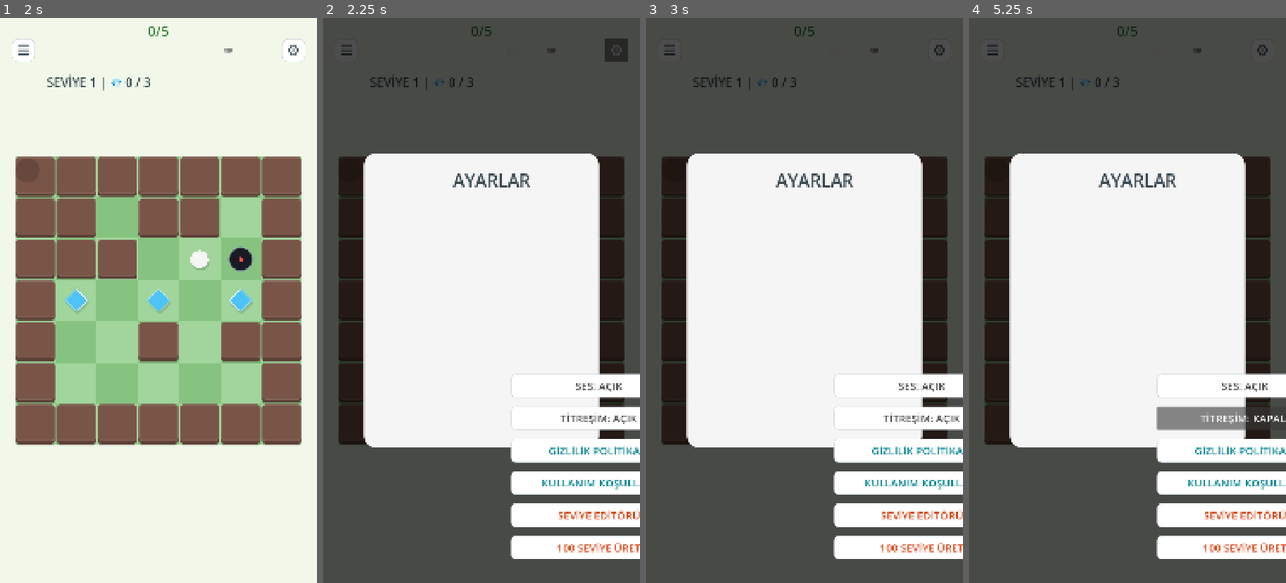
Above: before the commit, frames 1-4 (left to right).
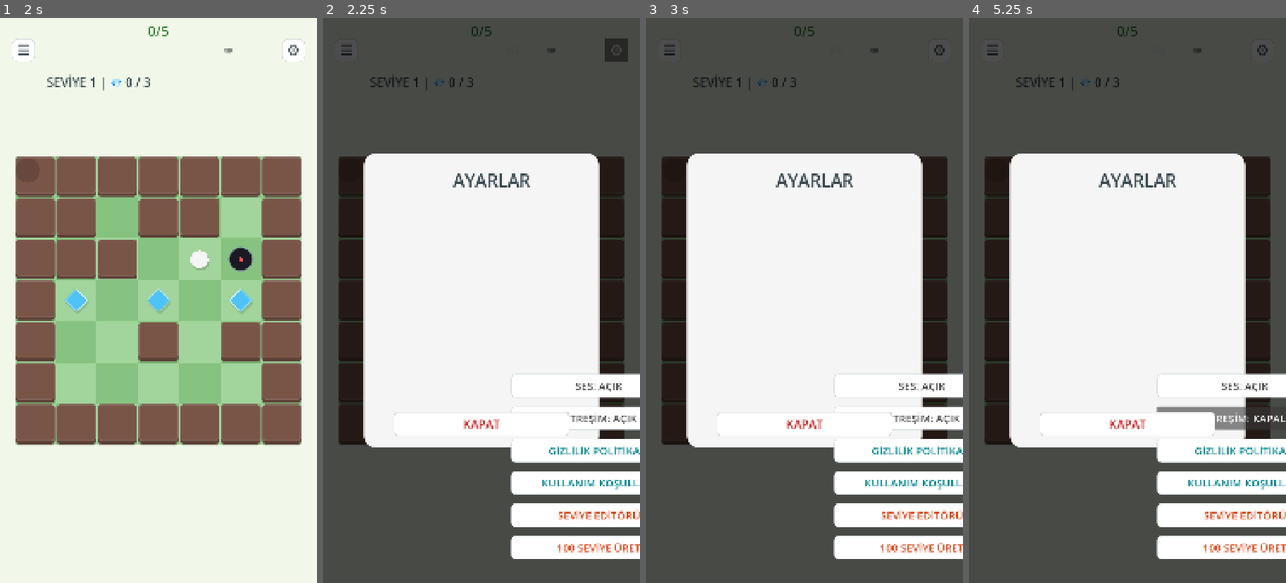
Above: after the commit, the same moments.

Repository: gkesebir/slidegolf
Game: Godot game, scene res://scenes/Main.tscn
Two runs of this game, one before a commit and one after it. Both use one fixed random seed, a clock stepped at 60 frames per second and the inputs below.
Inputs:
- Up to frame 1 (2 s): click "SES" at 0.5 s; click "SES KAPALI" at 1.25 s
- Up to frame 2 (2.25 s): click "⚙️" at 2 s
- Up to frame 3 (3 s): click "☰" at 2.75 s
- Up to frame 4 (5.25 s): click "SES: AÇIK" at 3.5 s; click "SES: KAPALI" at 4.25 s; click "TİTREŞİM: AÇIK" at 5 s

Frame 1 is identical in both runs. In frame 2, 0.2% of the frame differs, in the area x 22-78%, y 69-74%; in frame 3, 0.2%; in frame 4, 0.7%.

Commit message:
fix: removed unsolvable level 7, fixed input leak from ui to game board, fixed settings close button layout

Diff:
--- a/levels/level_7.json
+++ /dev/null
@@ -1,147 +0,0 @@
-{
-	"grid": [
-		[
-			1,
-			1,
-			1,
-			1,
-			1,
-			1,
-			1
-		],
-		[
-			1,
-			1,
-			0,
-			1,
-			1,
-			1,
-			1
-		],
-		[
-			1,
-			0,
-			2,
-			1,
-			0,
-			2,
-			1
-		],
-		[
-			1,
-			0,
-			0,
-			1,
-			3,
-			0,
-			1
-		],
-		[
-			1,
-			0,
-			0,
-			0,
-			1,
-			0,
-			1
-		],
-		[
-			1,
-			1,
-			0,
-			0,
-			0,
-			0,
-			1
-		],
-		[
-			1,
-			1,
-			0,
-			1,
-			0,
-			2,
-			1
-		],
-		[
-			1,
-			1,
-			1,
-			1,
-			1,
-			1,
-			1
-		]
-	],
-	"grid_size": [
-		7,
-		8
-	],
-	"min_moves": 10,
-	"objects": {
-		"gems": [
-			[
-				5,
-				2
-			],
-			[
-				2,
-				2
-			],
-			[
-				5,
-				6
-			]
-		],
-		"hole": [
-			4,
-			3
-		],
-		"walls": [
-			[
-				3,
-				2
-			],
-			[
-				3,
-				1
-			],
-			[
-				1,
-				6
-			],
-			[
-				1,
-				1
-			],
-			[
-				3,
-				3
-			],
-			[
-				4,
-				1
-			],
-			[
-				1,
-				5
-			],
-			[
-				4,
-				4
-			],
-			[
-				5,
-				1
-			],
-			[
-				3,
-				6
-			]
-		]
-	},
-	"player_start": [
-		1,
-		2
-	]
-}
--- a/scripts/Ball.gd
+++ b/scripts/Ball.gd
@@ -85,13 +85,17 @@
 	# 4. Minimalist specular reflection highlight
 	draw_circle(Vector2(-radius * 0.35, -radius * 0.35), radius * 0.25, Color(1, 1, 1, 0.4))
 
-func _input(event):
+func _unhandled_input(event):
 	if is_moving:
 		return
 
 	# Block input if UI screens are visible
 	if game_manager:
 		if game_manager.victory_screen and game_manager.victory_screen.visible:
+			return
+		if "settings_screen" in game_manager and game_manager.settings_screen and game_manager.settings_screen.visible:
+			return
+		if "level_selection_screen" in game_manager and game_manager.level_selection_screen and game_manager.level_selection_screen.visible:
 			return
 
 	# Keyboard controls
--- a/scripts/GameManager.gd
+++ b/scripts/GameManager.gd
@@ -619,8 +619,10 @@
 	var close_btn = Button.new()
 	close_btn.text = "KAPAT"
 	close_btn.set_anchors_and_offsets_preset(Control.PRESET_BOTTOM_WIDE)
-	close_btn.size = Vector2(300, 80)
-	close_btn.position = Vector2((panel.size.x - 300) / 2.0, panel.size.y - 120)
+	close_btn.offset_left = 100
+	close_btn.offset_right = -100
+	close_btn.offset_top = -120
+	close_btn.offset_bottom = -40
 	close_btn.add_theme_font_size_override("font_size", 40)
 	close_btn.add_theme_stylebox_override("normal", btn_style)
 	close_btn.add_theme_color_override("font_color", Color("c62828"))
